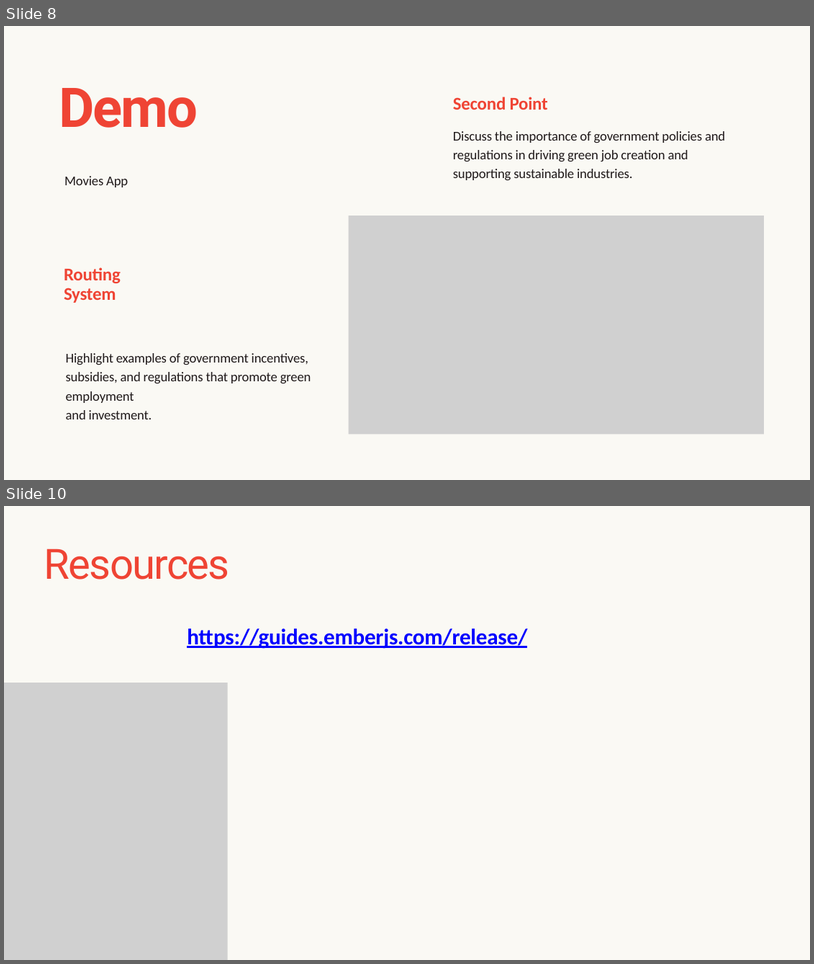
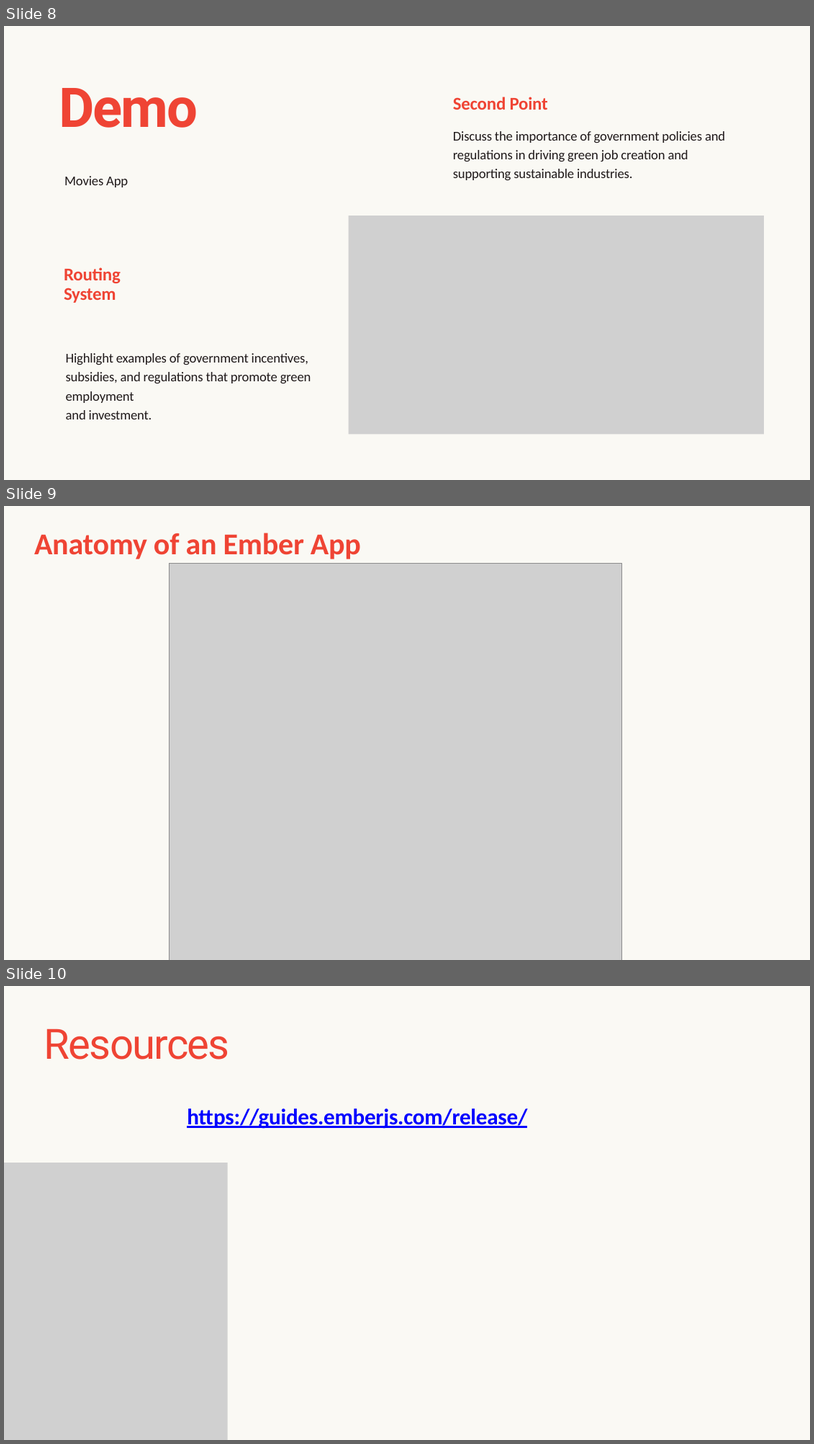
Before and after one commit to welcey96/AdvTopics, a slide deck: EmberJS.pptx. Shown one above the other, each under a label of ours: slides 8 and 10 before the commit, slides 8, 9 and 10 after it; the slides between them are not shown. The pictures are 814x964 and 814x1444 pixels, drawn with LibreOffice and Linux fonts; fonts in the diff are those of the drawing; grey boxes stand for pictures. Boxes give left, top, right and bottom in pixels: in the first picture for what was removed or moved away, otherwise in the second. Text is boxed around its words. In the diff, an @@ line names an element or a change of style, - is before the commit and + after.

```diff
--- a/EmberJS.pptx
+++ b/EmberJS.pptx
@@ slide 9 added at (4, 506, 810, 960), background #FAF9F4 @@
@@ text added at (34, 533, 361, 559), 54 pt, text #EF4434, bold @@
+Anatomy of an Ember App
@@ picture added at (170, 564, 622, 960) @@
```
Also in this commit, not shown: 1 slide changed, 1 slide removed.
